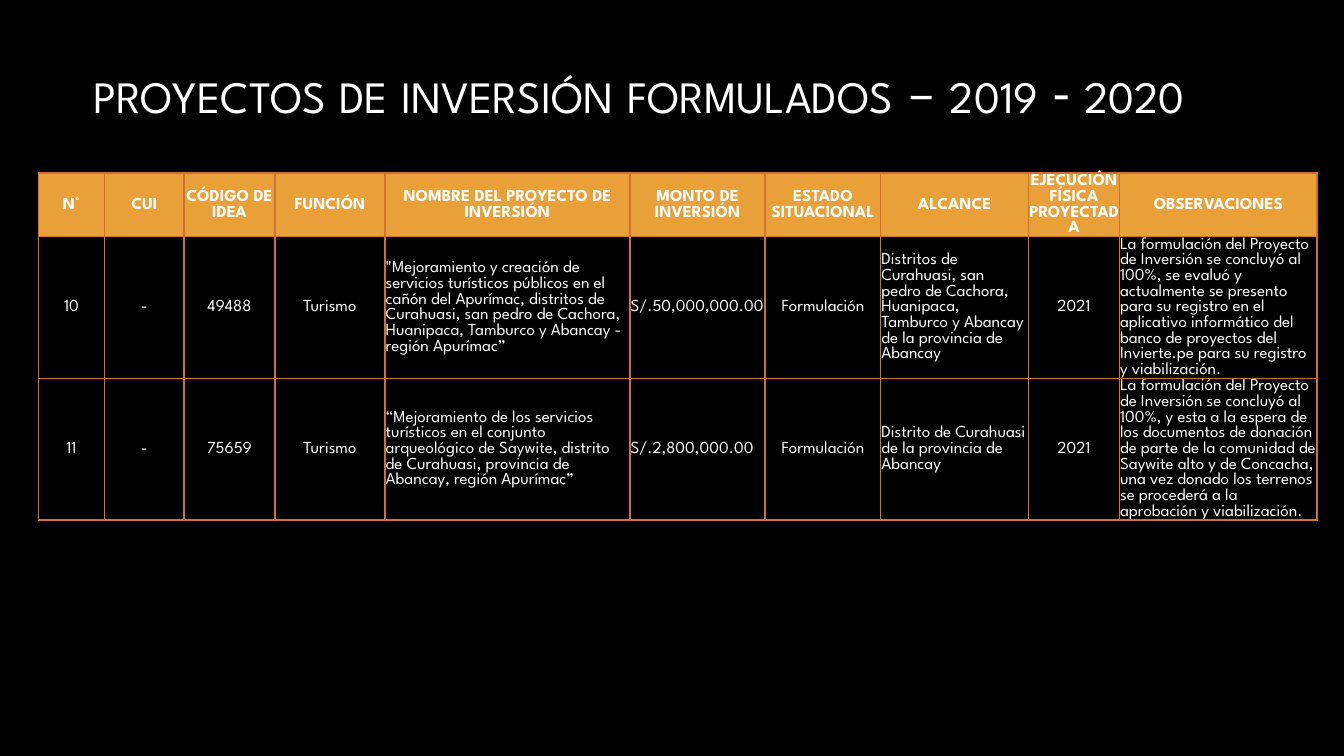
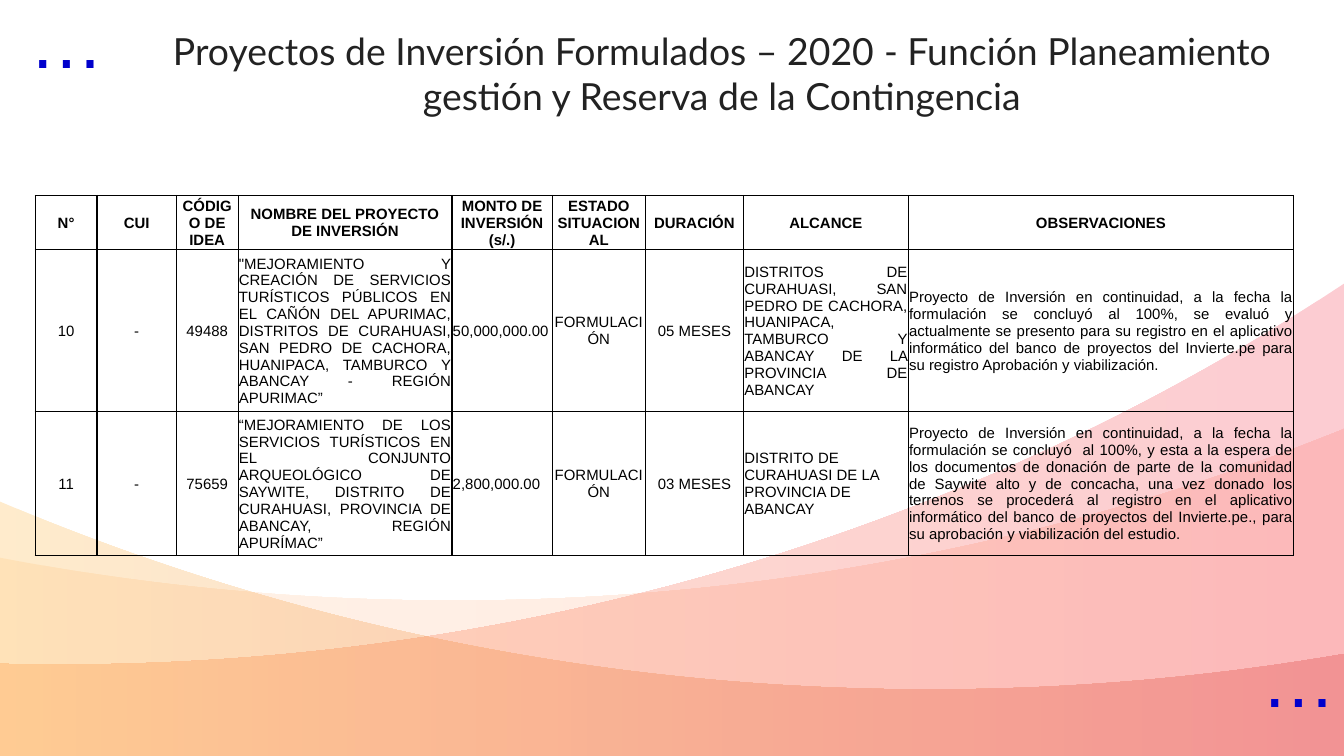
Before and after one commit to ORFEI-GRAP/Gestion-ORFEI, a slide deck: slide 5 of Proyectos Funcion - PRODUCCIÓN.pptx. Drawn at 1344x756 pixels with LibreOffice and Linux fonts; fonts in the diff are those of the drawing; background and template pictures are left out. Boxes give left, top, right and bottom in pixels: in the first picture for what was removed or moved away, otherwise in the second. Text is boxed around its words. In the diff, an @@ line names an element or a change of style, - is before the commit and + after.

```diff
--- a/Proyectos Funcion - PRODUCCIÓN.pptx
+++ b/Proyectos Funcion - PRODUCCIÓN.pptx
@@ background picture (left out) to #FFFFFF @@
@@ text added at <box>16,0,126,91</box>, 40 pt, text #0000CC @@
+…
@@ text at <box>173,37,1271,117</box>: text changed; size 24 to 20 pt; font League Spartan to Lato; text colour gradient #FFFFFF to #A6A6A6 to #222222 @@
-PROYECTOS DE INVERSIÓN FORMULADOS – 2019 - 2020
+Proyectos de Inversión Formulados – 2020 - Función Planeamiento gestión y Reserva de la Contingencia
@@ table at <box>35,195,1294,555</box> @@
-column 4: FUNCIÓN | Turismo | Turismo
-column 5: NOMBRE DEL PROYECTO DE INVERSIÓN | "Mejoramiento y creación de servicios turísticos públicos en el cañón del Apurímac, distritos de Curahuasi, san pedro de Cachora, Huanipaca, Tamburco y Abancay - región Apurímac” | “Mejoramiento de los servicios turísticos en el conjunto arqueológico de Saywite, distrito de Curahuasi, provincia de Abancay, región Apurímac”
-column 6: MONTO DE INVERSIÓN | S/.50,000,000.00 | S/.2,800,000.00
-column 7: ESTADO SITUACIONAL | Formulación | Formulación
-column 8: ALCANCE | Distritos de Curahuasi, san pedro de Cachora, Huanipaca, Tamburco y Abancay de la provincia de Abancay | Distrito de Curahuasi de la provincia de Abancay
-column 9: EJECUCIÓN FÍSICA PROYECTADA | 2021 | 2021
-column 10: OBSERVACIONES | La formulación del Proyecto de Inversión se concluyó al 100%, se evaluó y actualmente se presento para su registro en el aplicativo informático del banco de proyectos del Invierte.pe para su registro y viabilización. | La formulación del Proyecto de Inversión se concluyó al 100%, y esta a la espera de los documentos de donación de parte de la comunidad de Saywite alto y de Concacha, una vez donado los terrenos se procederá a la aprobación y viabilización.
+column 4: NOMBRE DEL PROYECTO DE INVERSIÓN | "MEJORAMIENTO Y CREACIÓN DE SERVICIOS TURÍSTICOS PÚBLICOS EN EL CAÑÓN DEL APURIMAC, DISTRITOS DE CURAHUASI, SAN PEDRO DE CACHORA, HUANIPACA, TAMBURCO Y ABANCAY - REGIÓN APURIMAC” | “MEJORAMIENTO DE LOS SERVICIOS TURÍSTICOS EN EL CONJUNTO ARQUEOLÓGICO DE SAYWITE, DISTRITO DE CURAHUASI, PROVINCIA DE ABANCAY, REGIÓN APURÍMAC”
+column 5: MONTO DE INVERSIÓN (s/.) | 50,000,000.00 | 2,800,000.00
+column 6: ESTADO SITUACIONAL | FORMULACIÓN | FORMULACIÓN
+column 7: DURACIÓN | 05 MESES | 03 MESES
+column 8: ALCANCE | DISTRITOS DE CURAHUASI, SAN PEDRO DE CACHORA, HUANIPACA, TAMBURCO Y ABANCAY DE LA PROVINCIA DE ABANCAY | DISTRITO DE CURAHUASI DE LA PROVINCIA DE ABANCAY
+column 9: OBSERVACIONES | Proyecto de Inversión en continuidad, a la fecha la formulación se concluyó al 100%, se evaluó y actualmente se presento para su registro en el aplicativo informático del banco de proyectos del Invierte.pe para su registro Aprobación y viabilización. | Proyecto de Inversión en continuidad, a la fecha la formulación se concluyó al 100%, y esta a la espera de los documentos de donación de parte de la comunidad de Saywite alto y de concacha, una vez donado los terrenos se procederá al registro en el aplicativo informático del banco de proyectos del Invierte.pe., para su aprobación y viabilización del estudio.
@@ table: place and size @@
-table at <box>39,173,1318,720</box>
+table at <box>35,195,1294,555</box>
@@ freeform shape added at <box>0,284,1344,756</box>, fill gradient #F20122 to #FF6A00 @@
@@ freeform shape added at <box>0,429,1344,755</box>, fill gradient #FFC486 to #FF866B @@
@@ freeform shape added at <box>0,501,1344,755</box>, fill gradient #FF9F00 to #CC0000 @@
@@ text added at <box>1247,626,1344,730</box>, 40 pt, text #0000CC @@
+…
```
Also in this commit, not shown: 5 other slides changed.
